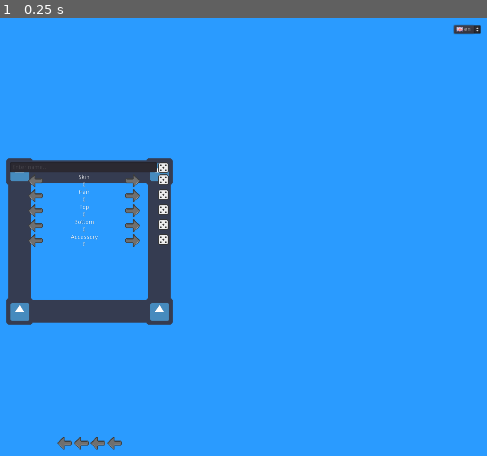
Above: before the commit, frame 1.
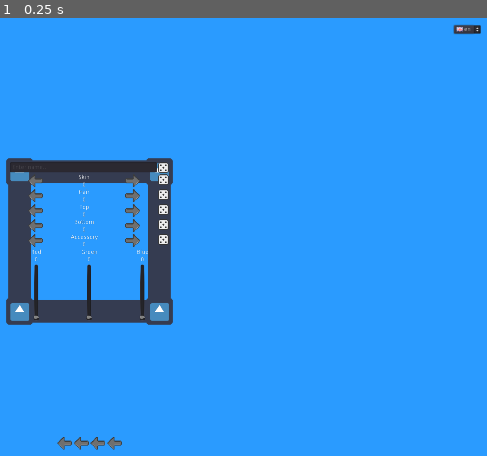
Above: after the commit, the same moment.

Repository: SabreOfWinter/Live-Over-The-Hills
Game: Godot game, scene res://menus/splash/splash.tscn
Two runs of this game, one before a commit and one after it. Both use one fixed random seed, a clock stepped at 60 frames per second and the inputs below. The engine's default icon, where the game draws it, is replaced by a stand-in: a white triangle on a blue panel in a dark square.
Inputs:
- Up to frame 1 (0.25 s): no input

The runs differ from the first frame. In frame 1, 0.4% of the frame differs, in the area x 6-31%, y 52-69%.

Commit message:
New game - Colour sliders added

Diff:
--- a/menus/main/main.tscn
+++ b/menus/main/main.tscn
@@ -397,6 +397,98 @@
 size_flags_stretch_ratio = 0.1
 texture_normal = ExtResource( 7 )
 
+[node name="HBoxContainer" type="HBoxContainer" parent="new_game/nine_patch_rect/vbox_container"]
+margin_top = 209.0
+margin_right = 380.0
+margin_bottom = 380.0
+size_flags_vertical = 3
+alignment = 1
+
+[node name="red_vbox_container" type="VBoxContainer" parent="new_game/nine_patch_rect/vbox_container/HBoxContainer"]
+margin_left = 50.0
+margin_right = 74.0
+margin_bottom = 171.0
+size_flags_horizontal = 6
+alignment = 1
+
+[node name="red_label" type="Label" parent="new_game/nine_patch_rect/vbox_container/HBoxContainer/red_vbox_container"]
+margin_right = 24.0
+margin_bottom = 14.0
+text = "Red"
+
+[node name="red_value" type="Label" parent="new_game/nine_patch_rect/vbox_container/HBoxContainer/red_vbox_container"]
+margin_top = 18.0
+margin_right = 24.0
+margin_bottom = 32.0
+text = "0"
+align = 1
+
+[node name="red_vslider" type="VSlider" parent="new_game/nine_patch_rect/vbox_container/HBoxContainer/red_vbox_container"]
+margin_left = 4.0
+margin_top = 36.0
+margin_right = 20.0
+margin_bottom = 171.0
+size_flags_horizontal = 4
+size_flags_vertical = 3
+max_value = 255.0
+
+[node name="green_vbox_container" type="VBoxContainer" parent="new_game/nine_patch_rect/vbox_container/HBoxContainer"]
+margin_left = 170.0
+margin_right = 209.0
+margin_bottom = 171.0
+size_flags_horizontal = 6
+size_flags_vertical = 3
+alignment = 1
+
+[node name="green_label" type="Label" parent="new_game/nine_patch_rect/vbox_container/HBoxContainer/green_vbox_container"]
+margin_right = 39.0
+margin_bottom = 14.0
+text = "Green"
+
+[node name="green_value" type="Label" parent="new_game/nine_patch_rect/vbox_container/HBoxContainer/green_vbox_container"]
+margin_top = 18.0
+margin_right = 39.0
+margin_bottom = 32.0
+text = "0"
+align = 1
+
+[node name="green_vslider" type="VSlider" parent="new_game/nine_patch_rect/vbox_container/HBoxContainer/green_vbox_container"]
+margin_left = 11.0
+margin_top = 36.0
+margin_right = 27.0
+margin_bottom = 171.0
+size_flags_horizontal = 4
+size_flags_vertical = 3
+max_value = 255.0
+
+[node name="blue_vbox_container" type="VBoxContainer" parent="new_game/nine_patch_rect/vbox_container/HBoxContainer"]
+margin_left = 303.0
+margin_right = 332.0
+margin_bottom = 171.0
+size_flags_horizontal = 6
+alignment = 1
+
+[node name="blue_label" type="Label" parent="new_game/nine_patch_rect/vbox_container/HBoxContainer/blue_vbox_container"]
+margin_right = 29.0
+margin_bottom = 14.0
+text = "Blue"
+
+[node name="blue_value" type="Label" parent="new_game/nine_patch_rect/vbox_container/HBoxContainer/blue_vbox_container"]
+margin_top = 18.0
+margin_right = 29.0
+margin_bottom = 32.0
+text = "0"
+align = 1
+
+[node name="blue_vslider" type="VSlider" parent="new_game/nine_patch_rect/vbox_container/HBoxContainer/blue_vbox_container"]
+margin_left = 6.0
+margin_top = 36.0
+margin_right = 22.0
+margin_bottom = 171.0
+size_flags_horizontal = 4
+size_flags_vertical = 3
+max_value = 255.0
+
 [node name="animation_player" type="AnimationPlayer" parent="."]
 [connection signal="pressed" from="main/HBoxContainer/new_game_button" to="." method="_on_new_game_button_pressed"]
 [connection signal="pressed" from="main/HBoxContainer/load_game_button" to="." method="_on_load_game_button_pressed"]
